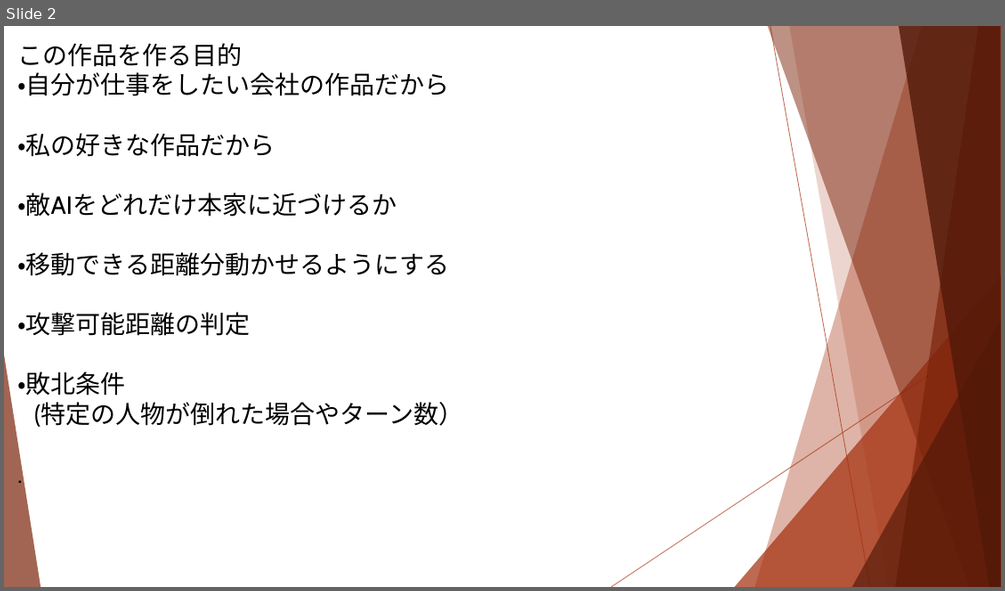
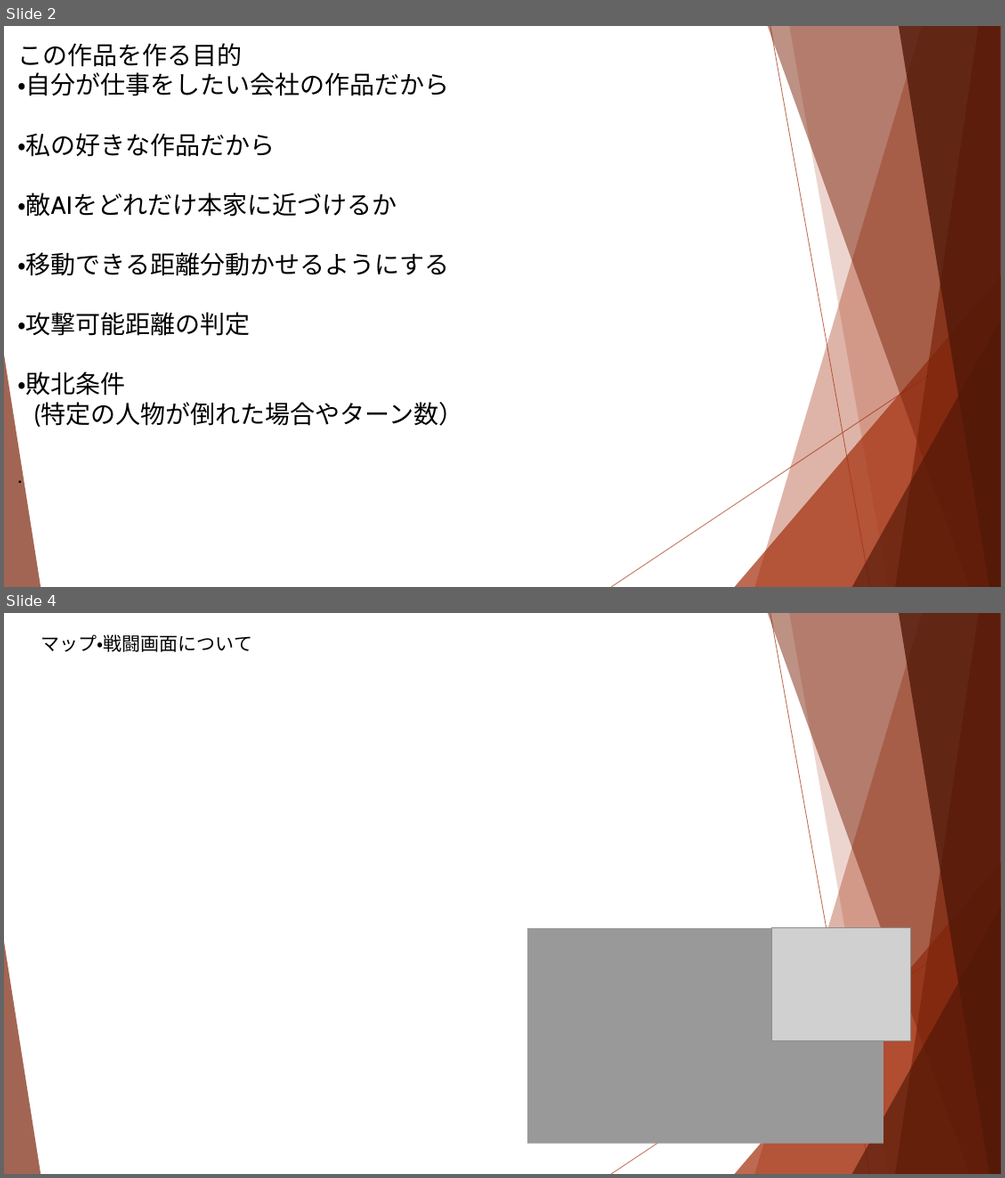
Before and after one commit to Remy-1216/super-robot, a slide deck: スパロボもどき.pptx. Shown one above the other, each under a label of ours: slide 2 before the commit, slides 2 and 4 after it; the slides between them are not shown. The pictures are 1005x591 and 1005x1178 pixels, drawn with LibreOffice and Linux fonts; fonts in the diff are those of the drawing; grey boxes stand for pictures. Boxes give left, top, right and bottom in pixels: in the first picture for what was removed or moved away, otherwise in the second. Text is boxed around its words. In the diff, an @@ line names an element or a change of style, - is before the commit and + after.

```diff
--- a/スパロボもどき.pptx
+++ b/スパロボもどき.pptx
@@ slide 4 added at [4, 613, 1001, 1174], background #FFFFFF; not listed: 10 template elements that a slide beside it also shows @@
@@ text added at [41, 634, 252, 652], 18 pt, text #000000 @@
+マップ・戦闘画面について
@@ rectangle added at [527, 928, 883, 1143], fill #989898 @@
@@ picture added at [772, 928, 910, 1040] @@
```
Also in this commit, not shown: 1 slide changed, 1 slide removed, 7 other files.
